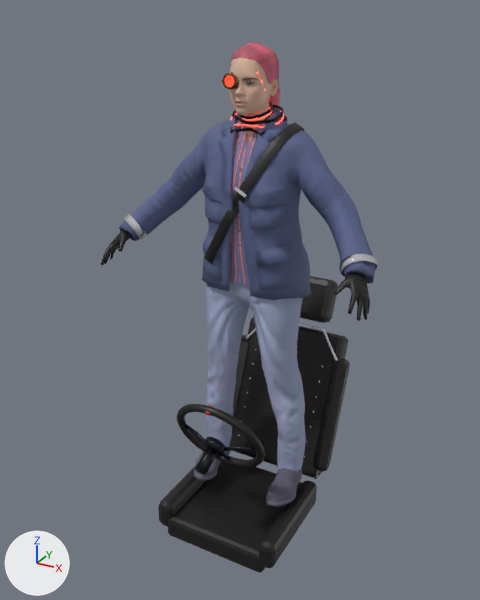
The glTF model public/models/drivers/ines.glb as it was, and as the next commit left it.
Both versions are drawn from a camera (50 mm lens) standing at (1.11, -2.17, 1.87) and looking at (-0.08, -0.01, 0.79). The axes (+X, +Y, +Z) are drawn at lower left. The lights are the same throughout. The first picture is the older version. Vertices at exactly the same position are counted once.

Names of what the first picture shows: 'body', 'kit_brass', 'kit_chrome', 'kit_gunmetal', 'kit_leather_black', 'kit_lens_ff3b30', 'male_casualsuit05', 'ponytail01', 'seat_leather_black', 'shoes03', 'wheel_gunmetal', 'wheel_leather_black' and 3 more.
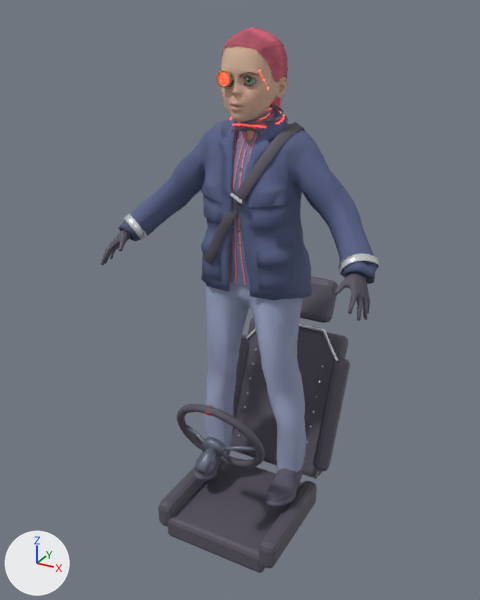
The change, as a list of edits to the scene's bpy script:
```text
Change mat_leather_black:
    mat_leather_black.base_color: (0.0075, 0.00651, 0.00651) -> (0.0931, 0.0844, 0.114)  # black #151313 -> dark grey #56525f
Change mat_gunmetal:
    mat_gunmetal.base_color: (0.0242, 0.0273, 0.0331) -> (0.171, 0.195, 0.262)  # dark grey #2b2e33 -> greyish blue #737a8c
Change me_base:
    remove me_base.from_pydata(...)  # 4514 vertices, 8917 faces; spans x -0.54..0.54, y -0.34..0.04, z 0.19..1.76
    add me_base.from_pydata(...)  # 4537 vertices, 8927 faces; spans x -0.54..0.54, y -0.34..0.06, z 0.19..1.8
    me_base part 1: 149 vertices moved within x -0.06..0.06, y -0.17..0.03, z 1.48..1.67; 3902 vertices removed from x -0.09..0.09, y -0.17..0.04, z 1.48..1.76; 3877 vertices added at x -0.12..0.12, y -0.2..0.06, z 1.47..1.8
    me_base part 2: 1 vertex moved within x -0.48, y -0.18, z 1.06; 10 vertices removed from x -0.51..-0.43, y -0.3..-0.15, z 1.02..1.09; 34 vertices added at x -0.51..-0.42, y -0.33..-0.15, z 0.99..1.1
    me_base part 3: 2 vertices moved within x 0.48..0.51, y -0.24..-0.18, z 1.0..1.06; 6 vertices removed from x 0.44..0.48, y -0.27..-0.15, z 1.05..1.09; 29 vertices added at x 0.42..0.52, y -0.33..-0.15, z 0.97..1.1
    other edits to the shape of me_base do not show in these pictures
Change me_kit_brass:
    remove me_kit_brass.from_pydata(...)  # 344 vertices, 684 faces; spans x -0.0527..-0.0082, y -0.1731..-0.145, z 1.6261..1.6706
    add me_kit_brass.from_pydata(...)  # 344 vertices, 684 faces; spans x -0.0646..-0.0154, y -0.1924..-0.1644, z 1.6326..1.6818
    me_kit_brass part 4: 288 of 344 vertices moved; they spanned x -0.0451..-0.0159, y -0.1731..-0.1691, z 1.6337..1.663 and now span x -0.056..-0.024, y -0.1924..-0.1885, z 1.6412..1.6732; mean shift (-0.0095, -0.0194, 0.0088); largest move (-0.0403, -0.1719, 1.6581) -> (-0.0508, -0.1912, 1.6679)
    other edits to the shape of me_kit_brass do not show in these pictures
Change me_kit_gunmetal:
    remove me_kit_gunmetal.from_pydata(...)  # 940 vertices, 1876 faces; spans x -0.109..0.104, y -0.113..0.052, z 1.468..1.648
    add me_kit_gunmetal.from_pydata(...)  # 936 vertices, 1868 faces; spans x -0.119..0.105, y -0.134..0.052, z 1.47..1.657
    me_kit_gunmetal part 5: 9 vertices moved within x -0.091..0.091, y -0.098..0.051, z 1.484..1.531; 874 vertices removed from x -0.104..0.104, y -0.113..0.052, z 1.468..1.57; 870 vertices added at x -0.105..0.105, y -0.134..0.052, z 1.47..1.569
    other edits to the shape of me_kit_gunmetal do not show in these pictures
Change me_kit_lens_ff3b30:
    remove me_kit_lens_ff3b30.from_pydata(...)  # 56 vertices, 108 faces; spans x -0.0494..-0.0116, y -0.1695..-0.1665, z 1.6295..1.6673
    add me_kit_lens_ff3b30.from_pydata(...)  # 56 vertices, 108 faces; spans x -0.0609..-0.0191, y -0.1889..-0.1859, z 1.6363..1.6781
    me_kit_lens_ff3b30 part 6: the whole mesh is scaled about its middle by (1.11, 1, 1.11), then moved by (-0.0095, -0.0194, 0.0088)
Change me_ponytail01:
    remove me_ponytail01.from_pydata(...)  # 3678 vertices, 5344 faces; spans x -0.08..0.078, y -0.14..0.119, z 1.379..1.765
    add me_ponytail01.from_pydata(...)  # 3678 vertices, 5344 faces; spans x -0.109..0.107, y -0.163..0.137, z 1.379..1.812
    me_ponytail01 part 7: 3418 of 3678 vertices moved; they spanned x -0.08..0.078, y -0.14..0.119, z 1.389..1.765 and now span x -0.109..0.107, y -0.163..0.137, z 1.389..1.812; mean shift (0.0, 0.013, 0.012); largest move (0.002, -0.052, 1.765) -> (0.003, -0.053, 1.812)
    other edits to the shape of me_ponytail01 do not show in these pictures
```

Where the change shows, as pixel boxes [x1, y1, x2, y2] in the pictures (480 x 600 px; the box of a moved part takes in the faces that stretch with it):
'seat_leather_black', recoloured (black to dark grey)
    both: [158, 276, 350, 572]
'body', recoloured, reshaped
    before: [101, 57, 370, 321]
    after: [101, 45, 370, 321]
'ponytail01', reshaped
    before: [230, 42, 281, 106]
    after: [222, 27, 288, 107]
'kit_leather_black', recoloured
    both: [204, 122, 304, 264]
'wheel_leather_black', recoloured (black to dark grey)
    both: [177, 404, 265, 468]
'wheel_gunmetal', recoloured (dark grey to greyish blue)
    both: [184, 424, 256, 475]
'kit_gunmetal', recoloured, reshaped
    before: [230, 102, 287, 136]
    after: [231, 104, 288, 135]
'kit_lens_ff3b30', moved, rescaled (10% wider, 17% taller)
    before: [225, 76, 234, 87]
    after: [219, 72, 229, 85]
'kit_brass', reshaped
    before: [225, 74, 237, 86]
    after: [220, 74, 233, 84]
part 1 of me_base, moved or reshaped
    before: [229, 57, 279, 134]
    after: [221, 45, 288, 134]
part 2 of me_base, reshaped
    before: [121, 232, 132, 252]
    after: [103, 230, 131, 261]
part 3 of me_base, reshaped
    before: [338, 278, 353, 291]
    after: [338, 273, 370, 310]
part 4 of me_kit_brass, moved or reshaped
    before: [225, 77, 233, 86]
    after: [220, 74, 228, 84]
